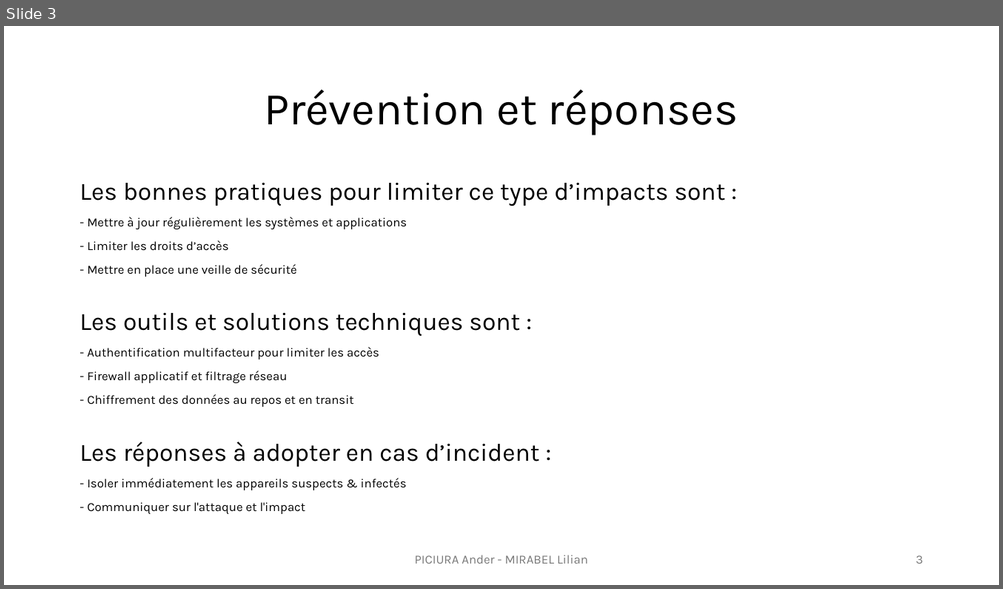
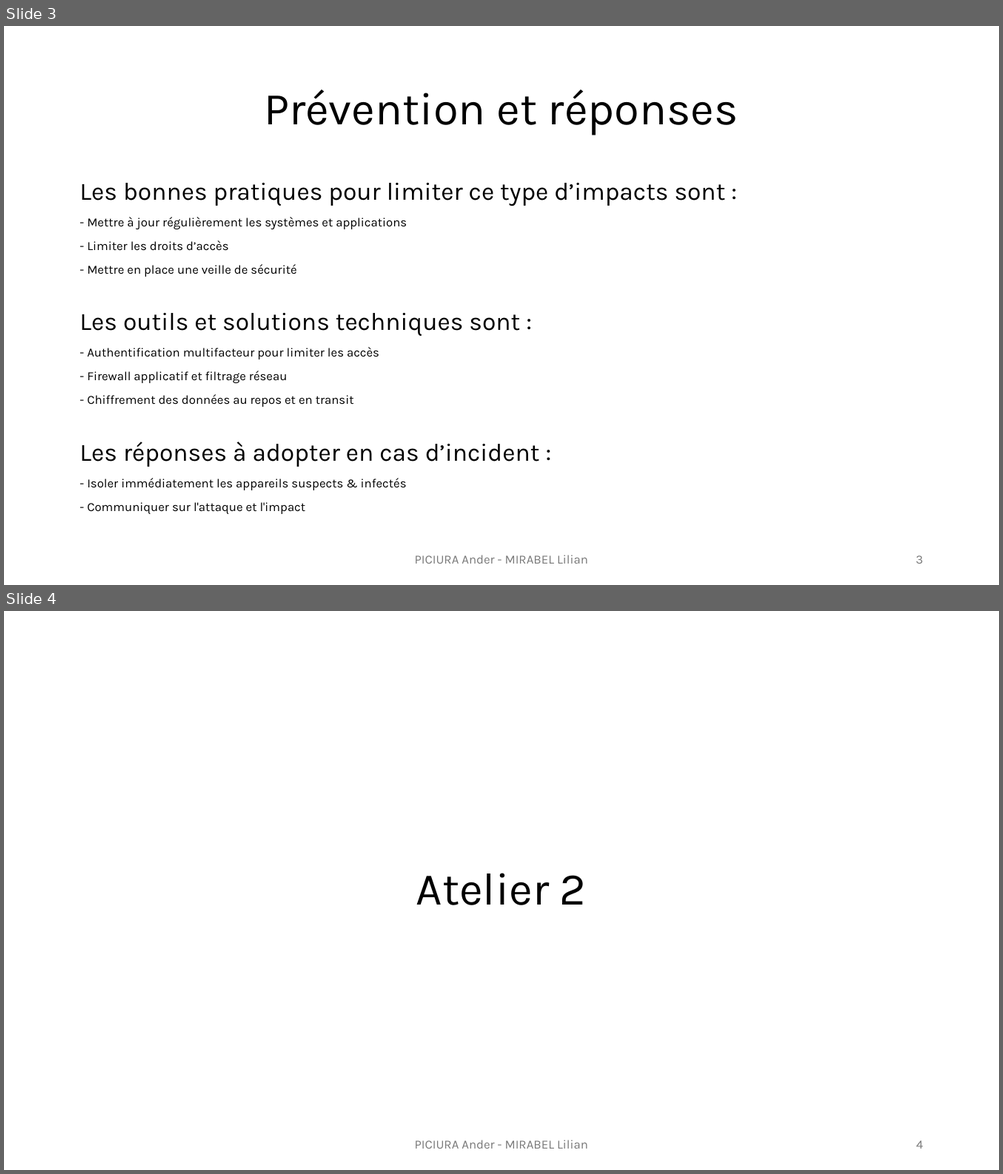
Before and after one commit to lilianmirabel/TPodoo, a slide deck: TP6_Exploitation_faille_0day_Lilian_Ander.pptx. Shown one above the other, each under a label of ours: slide 3 before the commit, slides 3 and 4 after it. The pictures are 1003x589 and 1003x1174 pixels, drawn with LibreOffice and Linux fonts; fonts in the diff are those of the drawing. Boxes give left, top, right and bottom in pixels: in the first picture for what was removed or moved away, otherwise in the second. Text is boxed around its words. In the diff, an @@ line names an element or a change of style, - is before the commit and + after.

```diff
--- a/TP6_Exploitation_faille_0day_Lilian_Ander.pptx
+++ b/TP6_Exploitation_faille_0day_Lilian_Ander.pptx
@@ slide 4 added at (x1=4, y1=611, x2=999, y2=1170), background #FFFFFF @@
@@ title added at (x1=416, y1=873, x2=586, y2=906), 44 pt, text #000000 @@
+Atelier 2
@@ text added at (x1=415, y1=1140, x2=588, y2=1149), 12 pt, text #797979 @@
+PICIURA Ander - MIRABEL Lilian
@@ page number added at (x1=916, y1=1141, x2=922, y2=1149), 12 pt, text #797979 @@
+4
```
Also in this commit, not shown: 3 other slides added.
